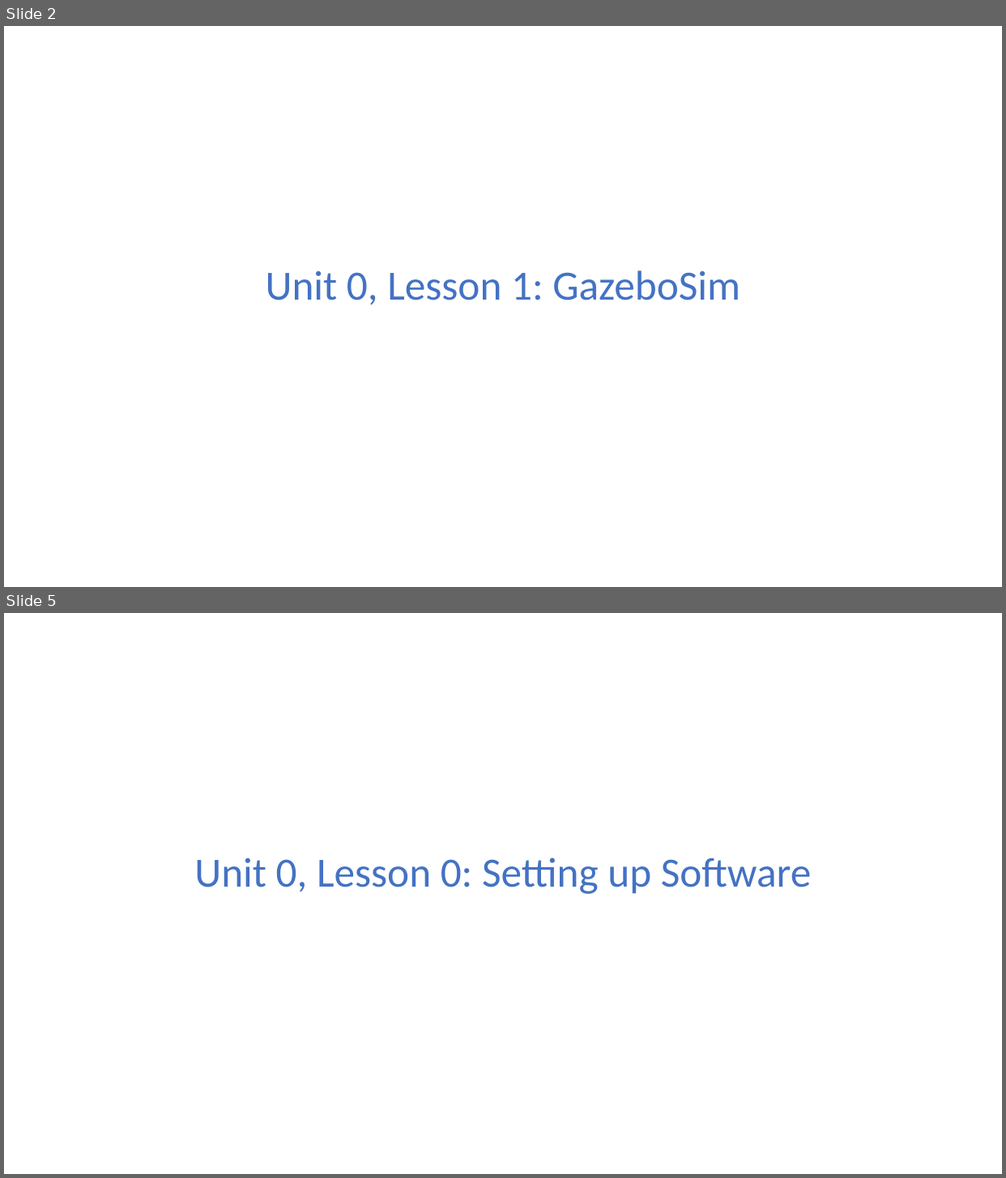
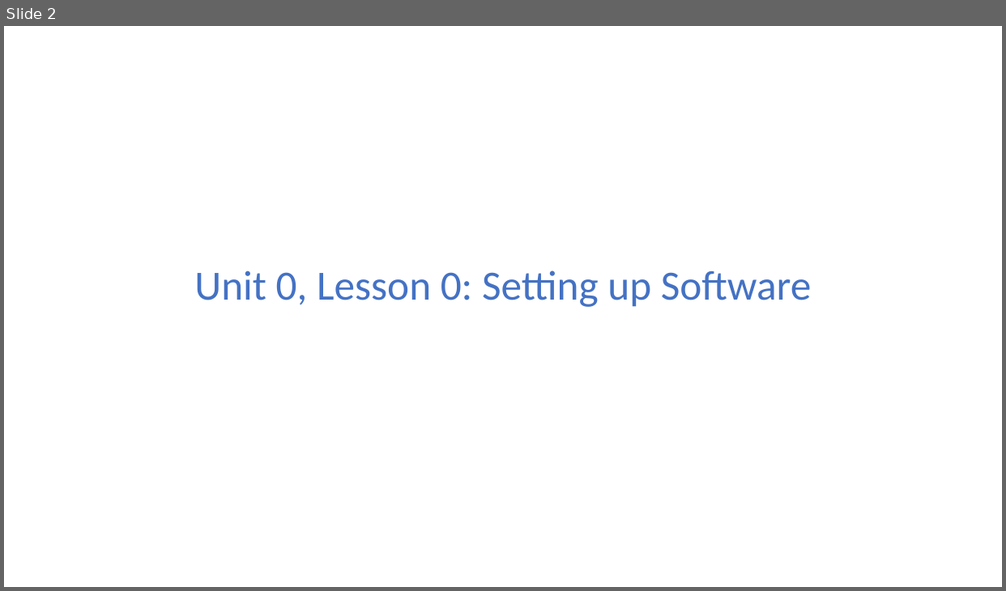
Before and after one commit to turtlebot/TurtleBot4Lessons, a slide deck: units/Unit00-TB4-Introduction/L00-InstallingSoftware/U00-L00-InstallingSoftware.ppt. Shown one above the other, each under a label of ours: slides 2 and 5 before the commit, slide 2 after it; the slides between them are not shown. The pictures are 1006x1178 and 1006x591 pixels, drawn with LibreOffice and Linux fonts; fonts in the diff are those of the drawing. Boxes give left, top, right and bottom in pixels: in the first picture for what was removed or moved away, otherwise in the second. Text is boxed around its words. In the diff, an @@ line names an element or a change of style, - is before the commit and + after.

```diff
--- a/units/Unit00-TB4-Introduction/L00-InstallingSoftware/U00-L00-InstallingSoftware.ppt
+++ b/units/Unit00-TB4-Introduction/L00-InstallingSoftware/U00-L00-InstallingSoftware.ppt
@@ slide 2 removed at (x1=4, y1=26, x2=1002, y2=587), background #FFFFFF @@
@@ title removed at (x1=266, y1=271, x2=740, y2=305) @@
-Unit 0, Lesson 1: GazeboSim
@@ what was slide 5 is now slide 2 @@
```
Also in this commit, not shown: 2 slides changed, 2 other slides removed, 7 other files.
